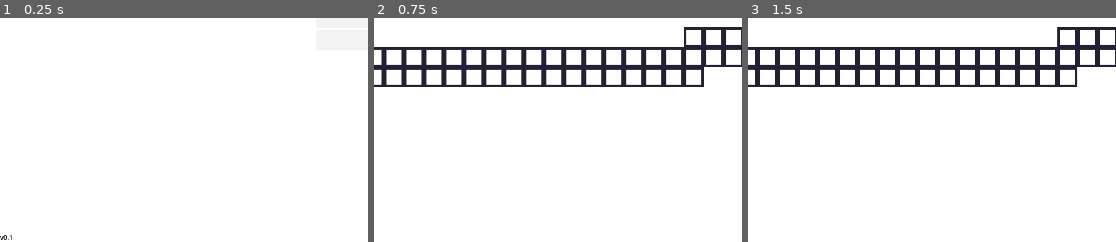
Above: before the commit, frames 1-3 (left to right).
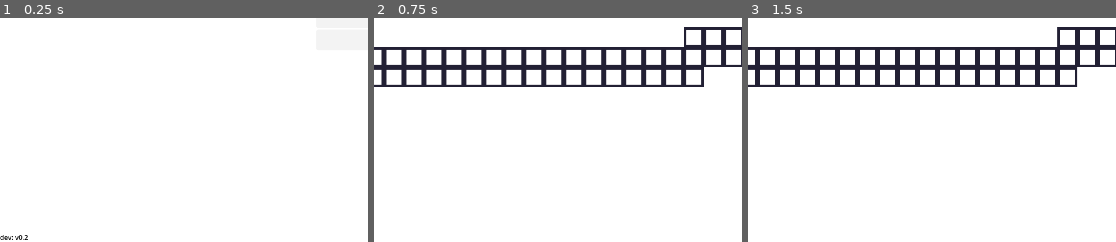
Above: after the commit, the same moments.

Repository: amysthat/eraser
Game: Godot game, scene res://main_menu.tscn
The game is run twice, just before and just after one commit, with the same random seed, the same clock (stepped at 60 frames per second) and the same inputs.
Inputs (mouse positions are % of the whole screen's width and height, from its top left):
- Up to frame 1 (0.25 s): no input
- Up to frame 2 (0.75 s): click "Play" at 0.5 s
- Up to frame 3 (1.5 s): tap Enter at 1.25 s; move the mouse to (78, 45) at 1.27 s; press the mouse at (78, 45) at 1.28 s; hold D (move_right) from 1.28 s (still down)
The pictures show only the part of the screen within x 0-50%, y 50-100%; the shares and areas given below are measured in that part.

The runs differ from the first frame. In frame 1, 0.1% of the frame differs, in the area x 0-8%, y 96-100%; in frame 2, nothing differs; in frame 3, nothing differs.

Commit message:
Pause menu

Diff:
--- a/main_menu.tscn
+++ b/main_menu.tscn
@@ -1,80 +1,7 @@
-[gd_scene load_steps=13 format=3 uid="uid://drk2vwef05yav"]
+[gd_scene load_steps=3 format=3 uid="uid://drk2vwef05yav"]
 
+[ext_resource type="Theme" uid="uid://cygy0ufansx3h" path="res://theme.tres" id="1_clxdk"]
 [ext_resource type="Script" path="res://scripts/main_menu.gd" id="1_fg8hk"]
-
-[sub_resource type="StyleBoxEmpty" id="StyleBoxEmpty_jyndg"]
-
-[sub_resource type="StyleBoxFlat" id="StyleBoxFlat_1u3dc"]
-bg_color = Color(0.903598, 0.903598, 0.903598, 1)
-corner_radius_top_left = 5
-corner_radius_top_right = 5
-corner_radius_bottom_right = 5
-corner_radius_bottom_left = 5
-
-[sub_resource type="StyleBoxEmpty" id="StyleBoxEmpty_xf1h8"]
-
-[sub_resource type="StyleBoxFlat" id="StyleBoxFlat_vkjqd"]
-bg_color = Color(0.95158, 0.95158, 0.95158, 1)
-corner_radius_top_left = 5
-corner_radius_top_right = 5
-corner_radius_bottom_right = 5
-corner_radius_bottom_left = 5
-
-[sub_resource type="StyleBoxFlat" id="StyleBoxFlat_k17ud"]
-bg_color = Color(0, 0, 0, 1)
-corner_radius_top_left = 5
-corner_radius_top_right = 5
-corner_radius_bottom_right = 5
-corner_radius_bottom_left = 5
-
-[sub_resource type="StyleBoxEmpty" id="StyleBoxEmpty_hbtqb"]
-
-[sub_resource type="StyleBoxEmpty" id="StyleBoxEmpty_yqo88"]
-
-[sub_resource type="StyleBoxEmpty" id="StyleBoxEmpty_2ytrl"]
-
-[sub_resource type="StyleBoxFlat" id="StyleBoxFlat_e410i"]
-bg_color = Color(0.95158, 0.95158, 0.95158, 1)
-corner_radius_top_left = 5
-corner_radius_top_right = 5
-corner_radius_bottom_right = 5
-corner_radius_bottom_left = 5
-
-[sub_resource type="StyleBoxFlat" id="StyleBoxFlat_8q1kn"]
-bg_color = Color(0.920995, 0.920995, 0.920995, 1)
-border_width_left = 2
-border_width_top = 2
-border_width_right = 2
-border_width_bottom = 2
-border_color = Color(0, 0, 0, 1)
-corner_radius_top_left = 4
-corner_radius_top_right = 4
-corner_radius_bottom_right = 4
-corner_radius_bottom_left = 4
-
-[sub_resource type="Theme" id="Theme_3vjh0"]
-Button/colors/font_color = Color(0, 0, 0, 1)
-Button/colors/font_focus_color = Color(0, 0, 0, 1)
-Button/colors/font_hover_color = Color(0, 0, 0, 1)
-Button/colors/font_hover_pressed_color = Color(1, 1, 1, 1)
-Button/colors/font_pressed_color = Color(1, 1, 1, 1)
-Button/styles/focus = SubResource("StyleBoxEmpty_jyndg")
-Button/styles/hover = SubResource("StyleBoxFlat_1u3dc")
-Button/styles/hover_pressed = SubResource("StyleBoxEmpty_xf1h8")
-Button/styles/normal = SubResource("StyleBoxFlat_vkjqd")
-Button/styles/pressed = SubResource("StyleBoxFlat_k17ud")
-CheckButton/colors/font_color = Color(0, 0, 0, 1)
-CheckButton/colors/font_hover_color = Color(0, 0, 0, 1)
-CheckButton/colors/font_hover_pressed_color = Color(0, 0, 0, 1)
-CheckButton/colors/font_pressed_color = Color(0, 0, 0, 1)
-CheckButton/styles/normal = SubResource("StyleBoxEmpty_hbtqb")
-CheckButton/styles/pressed = SubResource("StyleBoxEmpty_yqo88")
-Label/colors/font_color = Color(0, 0, 0, 1)
-LineEdit/colors/caret_color = Color(0, 0, 0, 1)
-LineEdit/colors/font_color = Color(0, 0, 0, 1)
-LineEdit/styles/focus = SubResource("StyleBoxEmpty_2ytrl")
-LineEdit/styles/normal = SubResource("StyleBoxFlat_e410i")
-Panel/styles/panel = SubResource("StyleBoxFlat_8q1kn")
 
 [node name="Main Menu" type="Node2D"]
 
@@ -91,7 +18,7 @@
 offset_bottom = 540.0
 grow_horizontal = 2
 grow_vertical = 2
-theme = SubResource("Theme_3vjh0")
+theme = ExtResource("1_clxdk")
 script = ExtResource("1_fg8hk")
 
 [node name="Main" type="CenterContainer" parent="UI"]
@@ -208,7 +135,7 @@
 
 no i can not let you change the resolution do you know the pain i went through"
 
-[node name="Label" type="Label" parent="UI"]
+[node name="VersionLabel" type="Label" parent="UI"]
 layout_mode = 1
 anchors_preset = 2
 anchor_top = 1.0
@@ -217,7 +144,7 @@
 offset_right = 63.0
 grow_vertical = 0
 theme_override_colors/font_color = Color(0, 0, 0, 1)
-text = "v0.1"
+text = "dev: v0.2"
 
 [connection signal="pressed" from="UI/Main/VBoxContainer/Play" to="UI" method="_on_play_pressed"]
 [connection signal="pressed" from="UI/Main/VBoxContainer/Settings" to="UI" method="_on_settings_pressed"]
--- /dev/null
+++ b/pause_menu.tscn
@@ -0,0 +1,80 @@
+[gd_scene load_steps=3 format=3 uid="uid://b8pwn68xclcrf"]
+
+[ext_resource type="Script" path="res://scripts/pause_menu.gd" id="1_gmrmn"]
+[ext_resource type="Theme" uid="uid://cygy0ufansx3h" path="res://theme.tres" id="2_wiab2"]
+
+[node name="Pause Menu" type="SubViewportContainer"]
+process_mode = 3
+z_index = 100
+offset_right = 1920.0
+offset_bottom = 1080.0
+script = ExtResource("1_gmrmn")
+
+[node name="SubViewport" type="SubViewport" parent="."]
+unique_name_in_owner = true
+disable_3d = true
+transparent_bg = true
+handle_input_locally = false
+size = Vector2i(1920, 1080)
+render_target_update_mode = 4
+
+[node name="CanvasLayer" type="CanvasLayer" parent="SubViewport"]
+unique_name_in_owner = true
+
+[node name="Content" type="Control" parent="."]
+unique_name_in_owner = true
+custom_minimum_size = Vector2(1920, 1080)
+layout_mode = 2
+theme = ExtResource("2_wiab2")
+
+[node name="CenterContainer" type="CenterContainer" parent="Content"]
+layout_mode = 2
+anchor_right = 1.0
+anchor_bottom = 1.0
+grow_horizontal = 2
+grow_vertical = 2
+
+[node name="Panel" type="Panel" parent="Content/CenterContainer"]
+custom_minimum_size = Vector2(600, 400)
+layout_mode = 2
+
+[node name="Label" type="Label" parent="Content/CenterContainer/Panel"]
+layout_mode = 1
+anchors_preset = 5
+anchor_left = 0.5
+anchor_right = 0.5
+offset_left = -37.0
+offset_top = 25.0
+offset_right = 37.0
+offset_bottom = 48.0
+grow_horizontal = 2
+text = "PAUSED"
+
+[node name="VBoxContainer" type="VBoxContainer" parent="Content/CenterContainer/Panel"]
+custom_minimum_size = Vector2(400, 300)
+layout_mode = 1
+anchors_preset = 8
+anchor_left = 0.5
+anchor_top = 0.5
+anchor_right = 0.5
+anchor_bottom = 0.5
+offset_left = -200.0
+offset_top = -135.0
+offset_right = 200.0
+offset_bottom = 165.0
+grow_horizontal = 2
+grow_vertical = 2
+alignment = 1
+
+[node name="Resume" type="Button" parent="Content/CenterContainer/Panel/VBoxContainer"]
+custom_minimum_size = Vector2(0, 50)
+layout_mode = 2
+text = "Resume"
+
+[node name="MainMenu" type="Button" parent="Content/CenterContainer/Panel/VBoxContainer"]
+custom_minimum_size = Vector2(0, 50)
+layout_mode = 2
+text = "Back to Main Menu"
+
+[connection signal="pressed" from="Content/CenterContainer/Panel/VBoxContainer/Resume" to="." method="_on_resume_pressed"]
+[connection signal="pressed" from="Content/CenterContainer/Panel/VBoxContainer/MainMenu" to="." method="_on_main_menu_pressed"]
--- a/project.godot
+++ b/project.godot
@@ -21,6 +21,7 @@
 
 [autoload]
 
+Game="*res://scripts/game.gd"
 Debug="*res://scripts/debug.gd"
 Cursor="*res://scripts/cursor.gd"
 
@@ -72,7 +73,7 @@
 "events": [Object(InputEventMouseButton,"resource_local_to_scene":false,"resource_name":"","device":-1,"window_id":0,"a …(253 unchanged characters)…
 ]
 }
-go_back_to_main_menu={
+toggle_pause={
 "deadzone": 0.5,
 "events": [Object(InputEventKey,"resource_local_to_scene":false,"resource_name":"","device":-1,"window_id":0,"alt_press …(195 unchanged characters)…
 ]
--- a/scripts/cursor.gd
+++ b/scripts/cursor.gd
@@ -5,21 +5,34 @@
 var current_cursor: Resource
 
 func _ready():
-	sprite = Sprite2D.new()
-	add_child(sprite)
-	sprite.z_index = 999
+    process_mode = Node.PROCESS_MODE_ALWAYS
+
+    Game.on_pause_toggled.connect(_on_pause_toggled)
+
+    sprite = Sprite2D.new()
+    add_child(sprite)
+    z_index = 999
 
 func _process(_delta):
-	position = get_global_mouse_position()
+    position = get_global_mouse_position()
 
 func set_cursor_image(image: Resource):
-	Input.mouse_mode = Input.MOUSE_MODE_HIDDEN
+    Input.mouse_mode = Input.MOUSE_MODE_HIDDEN
 
-	current_cursor = image
-	sprite.texture = image
+    current_cursor = image
+    sprite.texture = image
 
 func remove_cursor():
-	Input.mouse_mode = Input.MOUSE_MODE_VISIBLE
+    Input.mouse_mode = Input.MOUSE_MODE_VISIBLE
 
-	current_cursor = null
-	sprite.texture = null
+    current_cursor = null
+    sprite.texture = null
+
+func _on_pause_toggled():
+    if current_cursor != null:
+        if Game.is_paused:
+            Input.mouse_mode = Input.MOUSE_MODE_VISIBLE
+            sprite.texture = null
+        else:
+            Input.mouse_mode = Input.MOUSE_MODE_HIDDEN
+            sprite.texture = current_cursor
--- a/scripts/debug.gd
+++ b/scripts/debug.gd
@@ -8,6 +8,8 @@
 var title: String
 
 func _ready():
+    process_mode = Node.PROCESS_MODE_ALWAYS
+
     z_index = 999
 
     title = ProjectSettings.get_setting("application/config/name")
@@ -21,9 +23,6 @@
     frame_timer.start()
 
 func _process(_delta):
-    if Input.is_action_just_pressed("go_back_to_main_menu"):
-        get_tree().change_scene_to_file("res://main_menu.tscn")
-
     counted_frames += 1
 
 func _on_frame_timer_timeout():
--- /dev/null
+++ b/scripts/game.gd
@@ -0,0 +1,42 @@
+extends Node
+
+signal on_pause_toggled
+
+@onready var pause_menu_scene := preload("res://pause_menu.tscn")
+
+var is_playing: bool
+var is_paused: bool
+
+var pause_menu_instance: SubViewportContainer
+
+func _ready():
+    process_mode = Node.PROCESS_MODE_ALWAYS
+
+func begin_game():
+    if is_playing:
+        return
+
+    is_playing = true
+    is_paused = false
+
+    get_tree().change_scene_to_file("res://world.tscn")
+    pause_menu_instance = pause_menu_scene.instantiate()
+    get_tree().root.add_child(pause_menu_instance)
+
+func end_game():
+    if not is_playing:
+        return
+
+    is_playing = false
+    is_paused = false
+    get_tree().paused = false
+    Cursor.remove_cursor()
+
+    get_tree().change_scene_to_file("res://main_menu.tscn")
+    pause_menu_instance.queue_free()
+    pause_menu_instance = null
+
+func toggle_pause():
+    is_paused = not is_paused
+    get_tree().paused = is_paused
+    on_pause_toggled.emit()
--- a/scripts/main_menu.gd
+++ b/scripts/main_menu.gd
@@ -5,14 +5,13 @@
 @onready var vsync: CheckButton = %VSync
 
 func _ready():
-    Cursor.remove_cursor()
     settings_menu.visible = false
 
     max_fps_box.value = Engine.max_fps
     vsync.button_pressed = DisplayServer.window_get_vsync_mode()
 
 func _on_play_pressed():
-    get_tree().change_scene_to_file("res://world.tscn")
+    Game.begin_game()
 
 func _on_quit_pressed():
     get_tree().quit()
--- /dev/null
+++ b/scripts/pause_menu.gd
@@ -0,0 +1,26 @@
+extends SubViewportContainer
+
+@onready var sub_viewport := %SubViewport
+@onready var canvas_layer := %CanvasLayer
+@onready var content := %Content
+
+func _ready():
+    scale = Vector2.ONE / 6.0
+    content.reparent(canvas_layer)
+
+    visible = false
+
+func _process(_delta):
+    if Input.is_action_just_pressed("toggle_pause"):
+        Game.toggle_pause()
+
+    visible = Game.is_paused
+
+    if Game.is_paused:
+        global_position = get_viewport().get_camera_2d().get_screen_center_position() - Vector2(160, 90)
+
+func _on_resume_pressed():
+    Game.toggle_pause()
+
+func _on_main_menu_pressed():
+    Game.end_game()
--- /dev/null
+++ b/theme.tres
@@ -0,0 +1,75 @@
+[gd_resource type="Theme" load_steps=11 format=3 uid="uid://cygy0ufansx3h"]
+
+[sub_resource type="StyleBoxEmpty" id="StyleBoxEmpty_jyndg"]
+
+[sub_resource type="StyleBoxFlat" id="StyleBoxFlat_1u3dc"]
+bg_color = Color(0.903598, 0.903598, 0.903598, 1)
+corner_radius_top_left = 5
+corner_radius_top_right = 5
+corner_radius_bottom_right = 5
+corner_radius_bottom_left = 5
+
+[sub_resource type="StyleBoxEmpty" id="StyleBoxEmpty_xf1h8"]
+
+[sub_resource type="StyleBoxFlat" id="StyleBoxFlat_vkjqd"]
+bg_color = Color(0.95158, 0.95158, 0.95158, 1)
+corner_radius_top_left = 5
+corner_radius_top_right = 5
+corner_radius_bottom_right = 5
+corner_radius_bottom_left = 5
+
+[sub_resource type="StyleBoxFlat" id="StyleBoxFlat_k17ud"]
+bg_color = Color(0, 0, 0, 1)
+corner_radius_top_left = 5
+corner_radius_top_right = 5
+corner_radius_bottom_right = 5
+corner_radius_bottom_left = 5
+
+[sub_resource type="StyleBoxEmpty" id="StyleBoxEmpty_hbtqb"]
+
+[sub_resource type="StyleBoxEmpty" id="StyleBoxEmpty_yqo88"]
+
+[sub_resource type="StyleBoxEmpty" id="StyleBoxEmpty_2ytrl"]
+
+[sub_resource type="StyleBoxFlat" id="StyleBoxFlat_e410i"]
+bg_color = Color(0.95158, 0.95158, 0.95158, 1)
+corner_radius_top_left = 5
+corner_radius_top_right = 5
+corner_radius_bottom_right = 5
+corner_radius_bottom_left = 5
+
+[sub_resource type="StyleBoxFlat" id="StyleBoxFlat_8q1kn"]
+bg_color = Color(0.920995, 0.920995, 0.920995, 1)
+border_width_left = 2
+border_width_top = 2
+border_width_right = 2
+border_width_bottom = 2
+border_color = Color(0, 0, 0, 1)
+corner_radius_top_left = 4
+corner_radius_top_right = 4
+corner_radius_bottom_right = 4
+corner_radius_bottom_left = 4
+
+[resource]
+Button/colors/font_color = Color(0, 0, 0, 1)
+Button/colors/font_focus_color = Color(0, 0, 0, 1)
+Button/colors/font_hover_color = Color(0, 0, 0, 1)
+Button/colors/font_hover_pressed_color = Color(1, 1, 1, 1)
+Button/colors/font_pressed_color = Color(1, 1, 1, 1)
+Button/styles/focus = SubResource("StyleBoxEmpty_jyndg")
+Button/styles/hover = SubResource("StyleBoxFlat_1u3dc")
+Button/styles/hover_pressed = SubResource("StyleBoxEmpty_xf1h8")
+Button/styles/normal = SubResource("StyleBoxFlat_vkjqd")
+Button/styles/pressed = SubResource("StyleBoxFlat_k17ud")
+CheckButton/colors/font_color = Color(0, 0, 0, 1)
+CheckButton/colors/font_hover_color = Color(0, 0, 0, 1)
+CheckButton/colors/font_hover_pressed_color = Color(0, 0, 0, 1)
+CheckButton/colors/font_pressed_color = Color(0, 0, 0, 1)
+CheckButton/styles/normal = SubResource("StyleBoxEmpty_hbtqb")
+CheckButton/styles/pressed = SubResource("StyleBoxEmpty_yqo88")
+Label/colors/font_color = Color(0, 0, 0, 1)
+LineEdit/colors/caret_color = Color(0, 0, 0, 1)
+LineEdit/colors/font_color = Color(0, 0, 0, 1)
+LineEdit/styles/focus = SubResource("StyleBoxEmpty_2ytrl")
+LineEdit/styles/normal = SubResource("StyleBoxFlat_e410i")
+Panel/styles/panel = SubResource("StyleBoxFlat_8q1kn")
Not shown, changed: todo.txt
